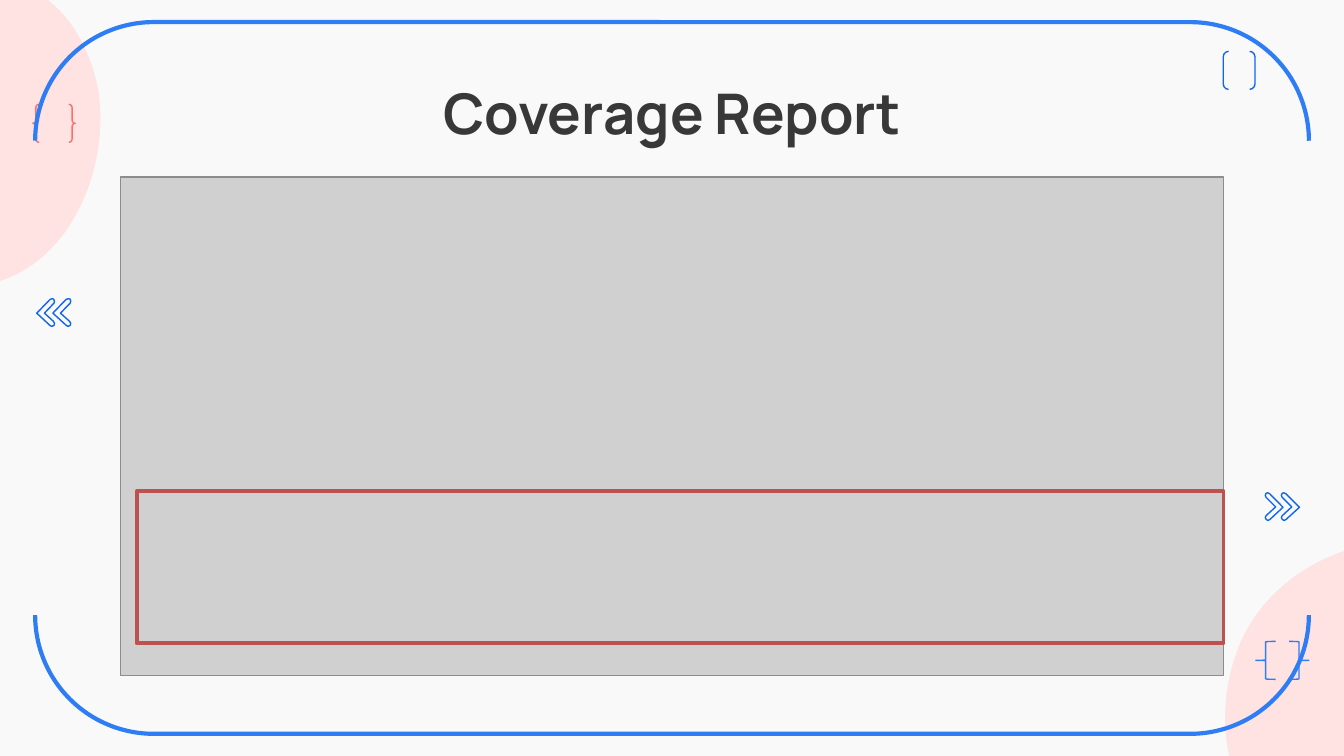
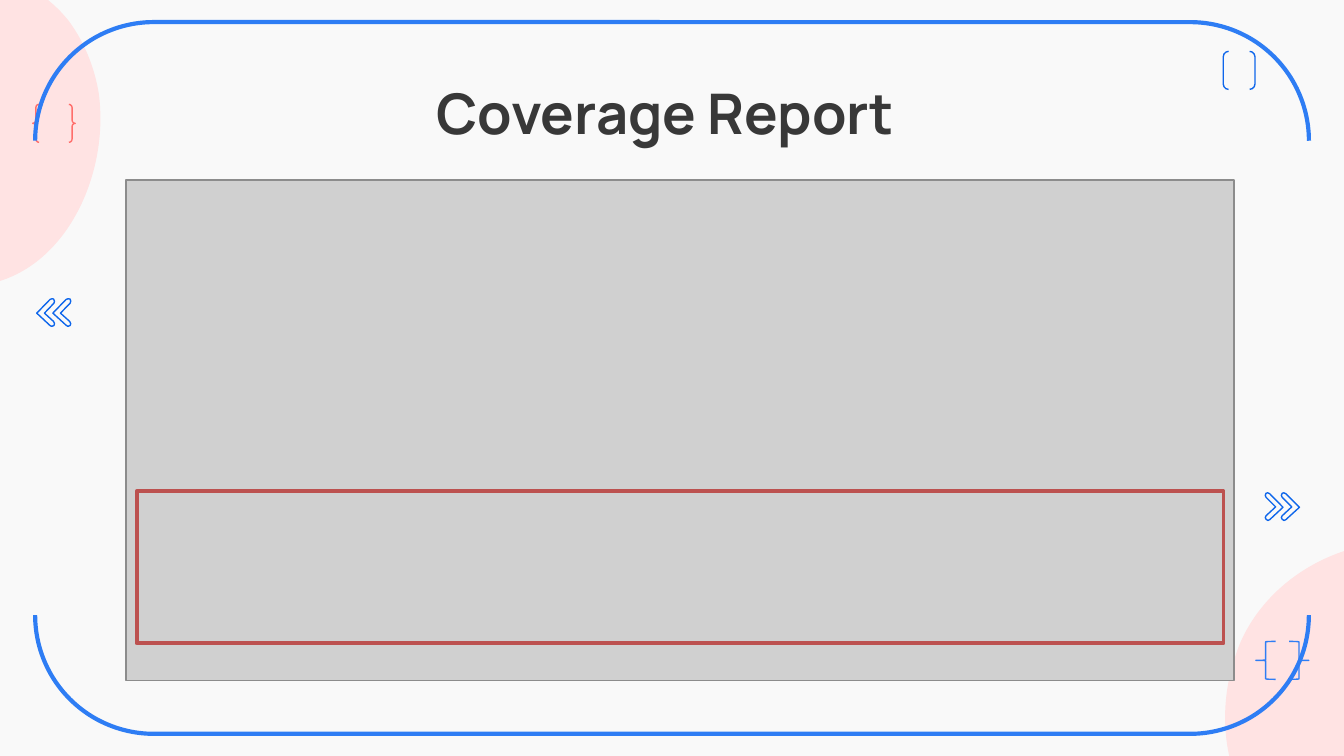
Before and after one commit to ZavierHuang/RESTFUL-API-DESIGN, a slide deck: slide 15 of 黃昱叡_SW2_Backend_Practice.pptx. Drawn at 1344x756 pixels with LibreOffice and Linux fonts; fonts in the diff are those of the drawing; grey boxes stand for pictures. Boxes give left, top, right and bottom in pixels: in the first picture for what was removed or moved away, otherwise in the second. Text is boxed around its words. In the diff, an @@ line names an element or a change of style, - is before the commit and + after.

```diff
--- a/黃昱叡_SW2_Backend_Practice.pptx
+++ b/黃昱叡_SW2_Backend_Practice.pptx
@@ title "Coverage Report": place and size @@
-title "Coverage Report" at (443,93,900,149)
+title "Coverage Report" at (436,93,893,149)
@@ picture: place and size @@
-picture at (121,177,1224,676)
+picture at (126,180,1234,681)
```
Also in this commit, not shown: 5 other slides changed, 4 other files.
